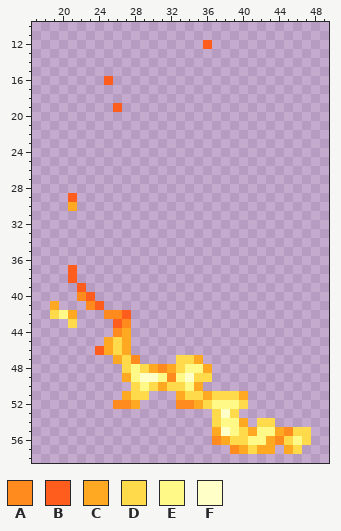
A pixel-art sprite gets an edit: src/main/resources/assets/dacxirons/textures/entities/eldritch_slash/flame_strike_3.png. The picture above is the old version.
The file is 64x64 pixels. Shown: x 17..49, y 10..58.
Palette (. is transparent): A #ff8a1d  B #ff5d1d  C #ffa922  D #ffdb4c  E #fffa87  F #ffffc8
Now the later version:
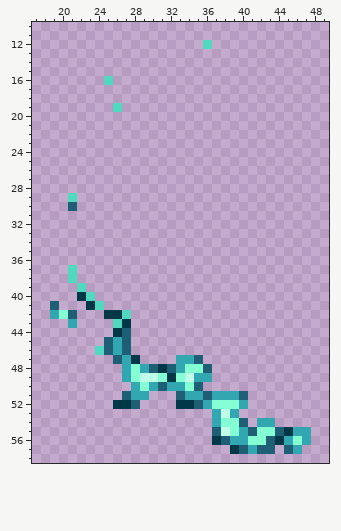
Diff:
Colour A changes from #ff8a1d to #003847.
Colour B changes from #ff5d1d to #51d8c0.
Colour C changes from #ffa922 to #1e5f76.
Colour D changes from #ffdb4c to #32a7b2.
Colour E changes from #fffa87 to #84ffd3.
Colour F changes from #ffffc8 to #bfffe8.
The edit turns colour C into colour D in row 49 at x 27.
Boxes around the changes in both pictures, in picture pixels (x1, y1, x2, y2):
changed: (203, 40, 212, 49)
changed: (104, 76, 122, 112)
changed: (68, 193, 77, 211)
changed: (50, 265, 311, 454)
